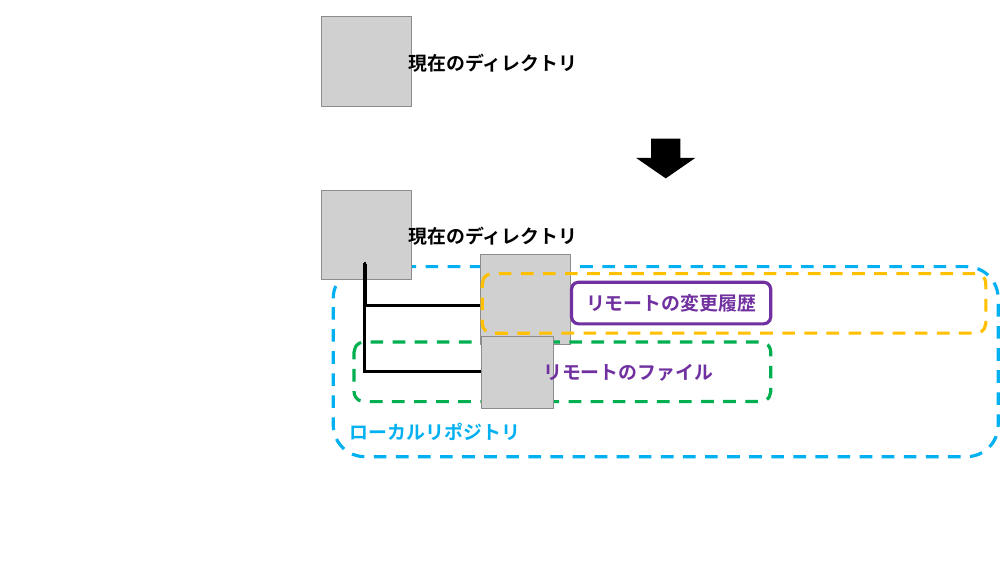
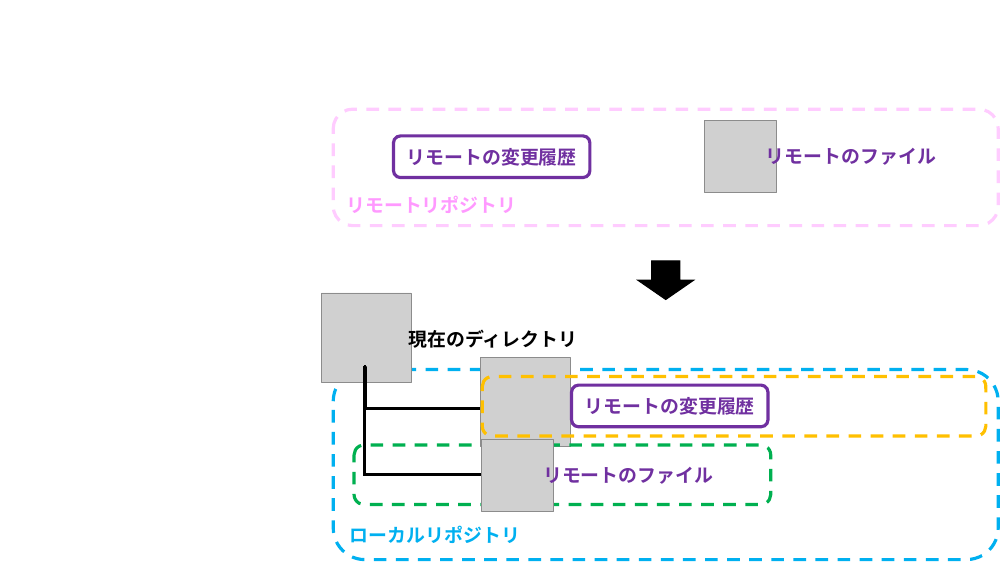
Before and after one commit to nishida2073/ai_navive, a slide deck: slide 34 of 01_テキスト/Git入門_図.pptx. Drawn at 1008x567 pixels with LibreOffice and Linux fonts; fonts in the diff are those of the drawing; grey boxes stand for pictures. Boxes give left, top, right and bottom in pixels: in the first picture for what was removed or moved away, otherwise in the second. Text is boxed around its words. In the diff, an @@ line names an element or a change of style, - is before the commit and + after.

```diff
--- a/01_テキスト/Git入門_図.pptx
+++ b/01_テキスト/Git入門_図.pptx
@@ picture removed at [322,17,411,106] @@
@@ text removed at [409,51,578,76] @@
-現在のディレクトリ
@@ rounded rectangle added at [333,109,999,225], outline #FFCCFF 3 pt dashed, 18 pt, text #FF99FF, bold @@
+リモートリポジトリ
@@ rounded rectangle added at [394,136,591,178], fill #FFFFFF, outline #7030A0 3 pt, 18 pt, text #7030A0, bold @@
+リモートの変更履歴
@@ picture added at [705,121,777,193] @@
@@ text added at [766,143,936,168], 18 pt, text #7030A0, bold @@
+リモートのファイル
@@ right arrow: place and size @@
-right arrow at [638,140,694,178]
+right arrow at [638,261,694,300]
@@ text "現在のディレクトリ": place and size @@
-text "現在のディレクトリ" at [409,224,578,249]
+text "現在のディレクトリ" at [409,327,578,352]
@@ 3 pictures, 3 rounded rectangles, 2 elbow lines, 1 text: place and size @@
-3 pictures, 3 rounded rectangles, 2 elbow lines, 1 text at [322,190,999,457]
+3 pictures, 3 rounded rectangles, 2 elbow lines, 1 text at [322,293,999,560]
@@ rounded rectangle: place and size @@
-rounded rectangle at [354,343,771,402]
+rounded rectangle at [354,445,771,505]
```
Also in this commit, not shown: 2 other slides changed, 2 slides added, 2 other files.
